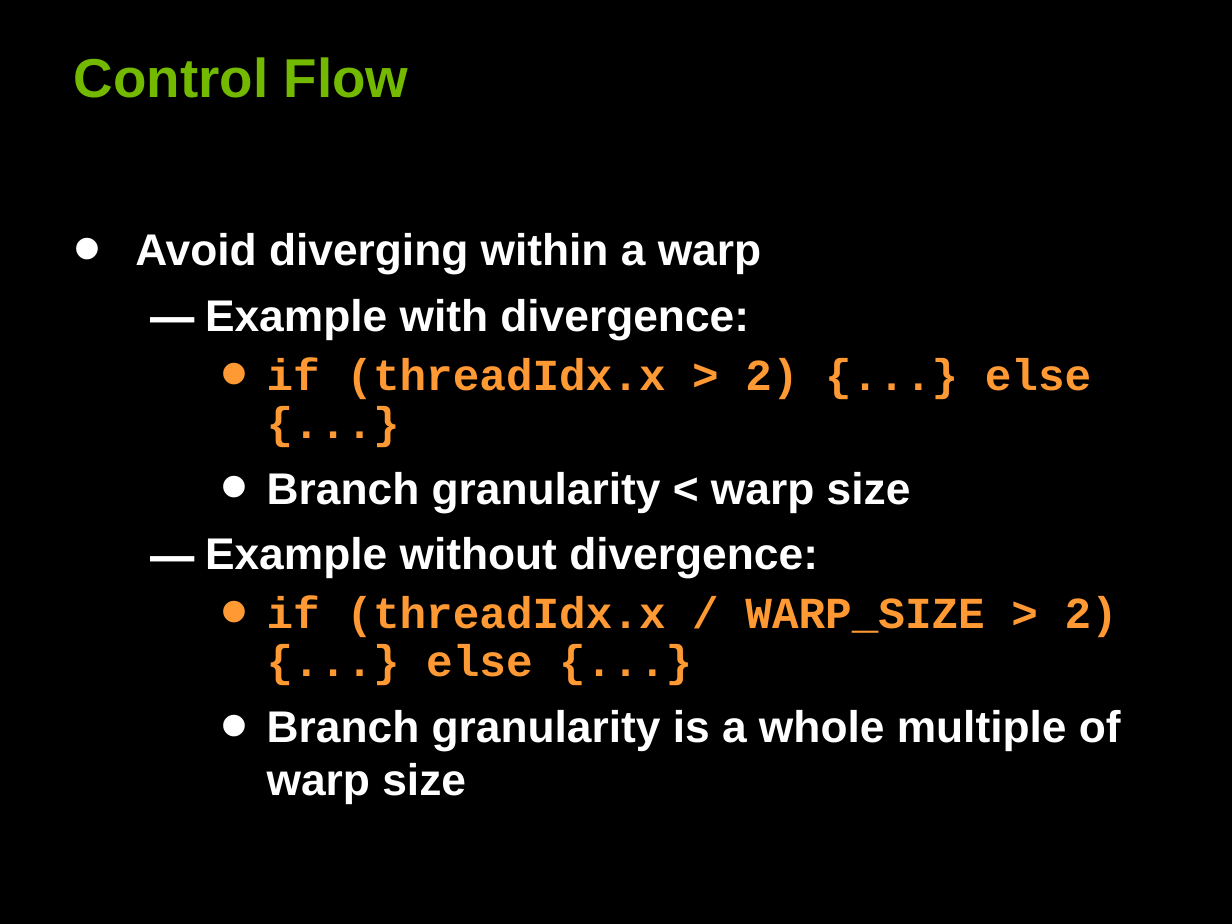
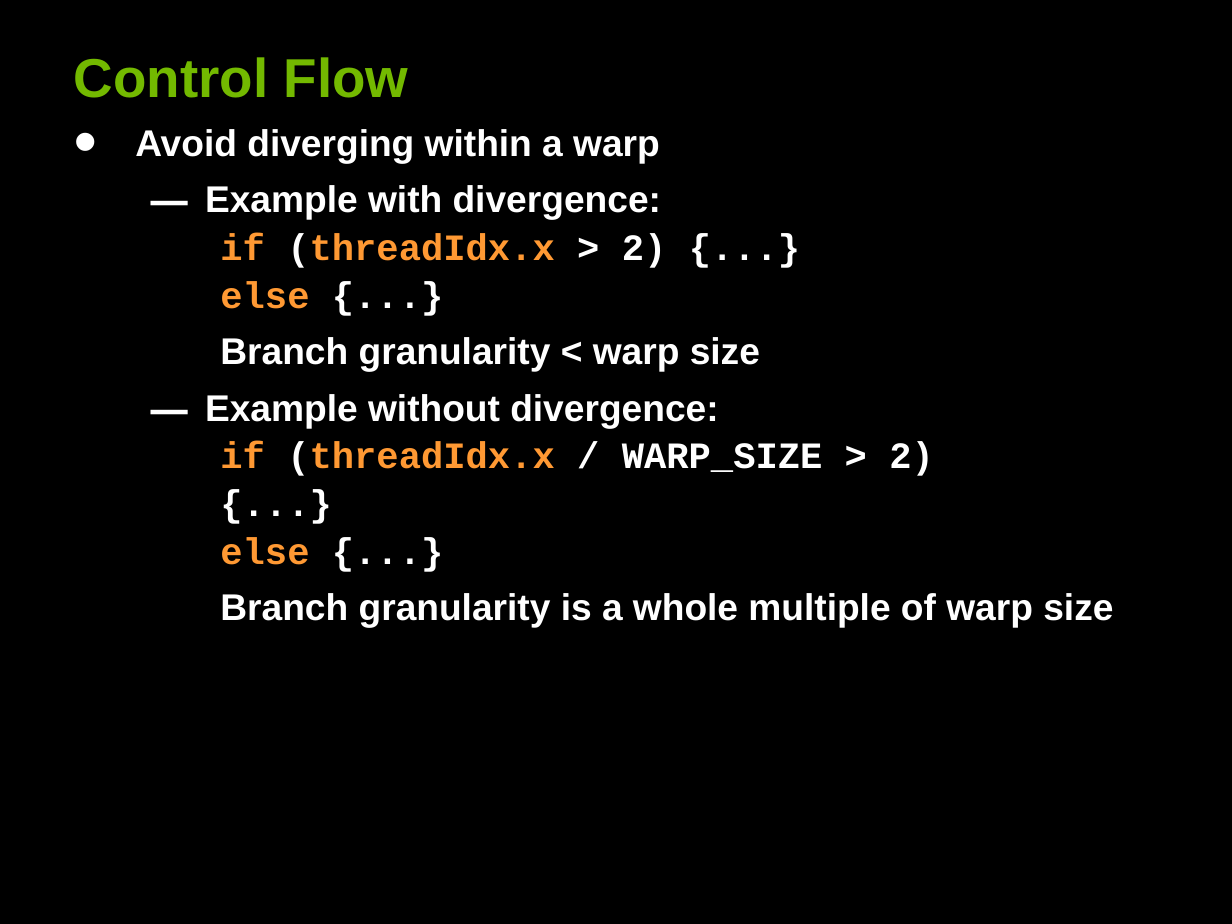
Before and after one commit to deeperlearning/stanford-cs193g-sp2010, a slide deck: slide 25 of lectures/lecture_5/performance_considerations.ppt. Drawn at 1232x924 pixels with LibreOffice and Linux fonts; fonts in the diff are those of the drawing. Boxes give left, top, right and bottom in pixels: in the first picture for what was removed or moved away, otherwise in the second. Text is boxed around its words. In the diff, an @@ line names an element or a change of style, - is before the commit and + after.

```diff
--- a/lectures/lecture_5/performance_considerations.ppt
+++ b/lectures/lecture_5/performance_considerations.ppt
@@ text "Avoid diverging within a warp": place and size @@
-text "Avoid diverging within a warp" at bbox=[135, 233, 1121, 803]
+text "Avoid diverging within a warp" at bbox=[135, 129, 1113, 627]
@@ text at bbox=[135, 129, 1113, 627]: size 25.9 to 21.7 pt in "Avoid diverging within a warp", "Example with divergence:", "Branch granularity < warp size", "Example without divergence:" and 1 more places; bullet • to none @@
@@ text at bbox=[220, 234, 667, 309]: text changed; size 25.9 to 21.7 pt @@
-    • if (threadIdx.x > 2) {...} else {...}
+    if (threadIdx.x > 2) {...}
+    else {...}
@@ text at bbox=[220, 442, 934, 565]: text changed; size 25.9 to 21.7 pt; text colour #FF9933 to #FFFFFF @@
-    • if (threadIdx.x / WARP_SIZE > 2) {...} else {...}
+    if (threadIdx.x / WARP_SIZE > 2)
+    {...}
+    else {...}
```
Also in this commit, not shown: 22 other slides changed, 1 other file.
